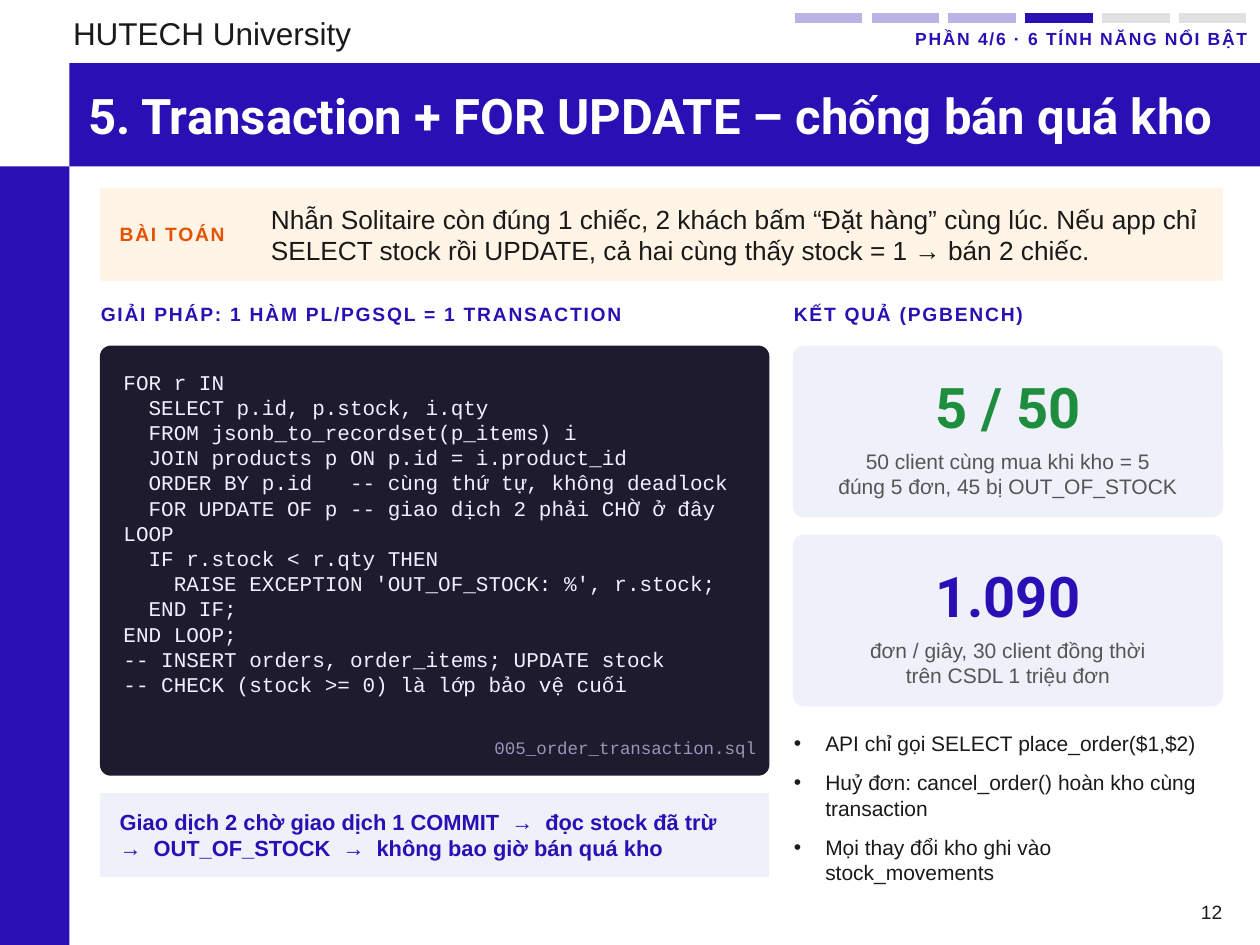
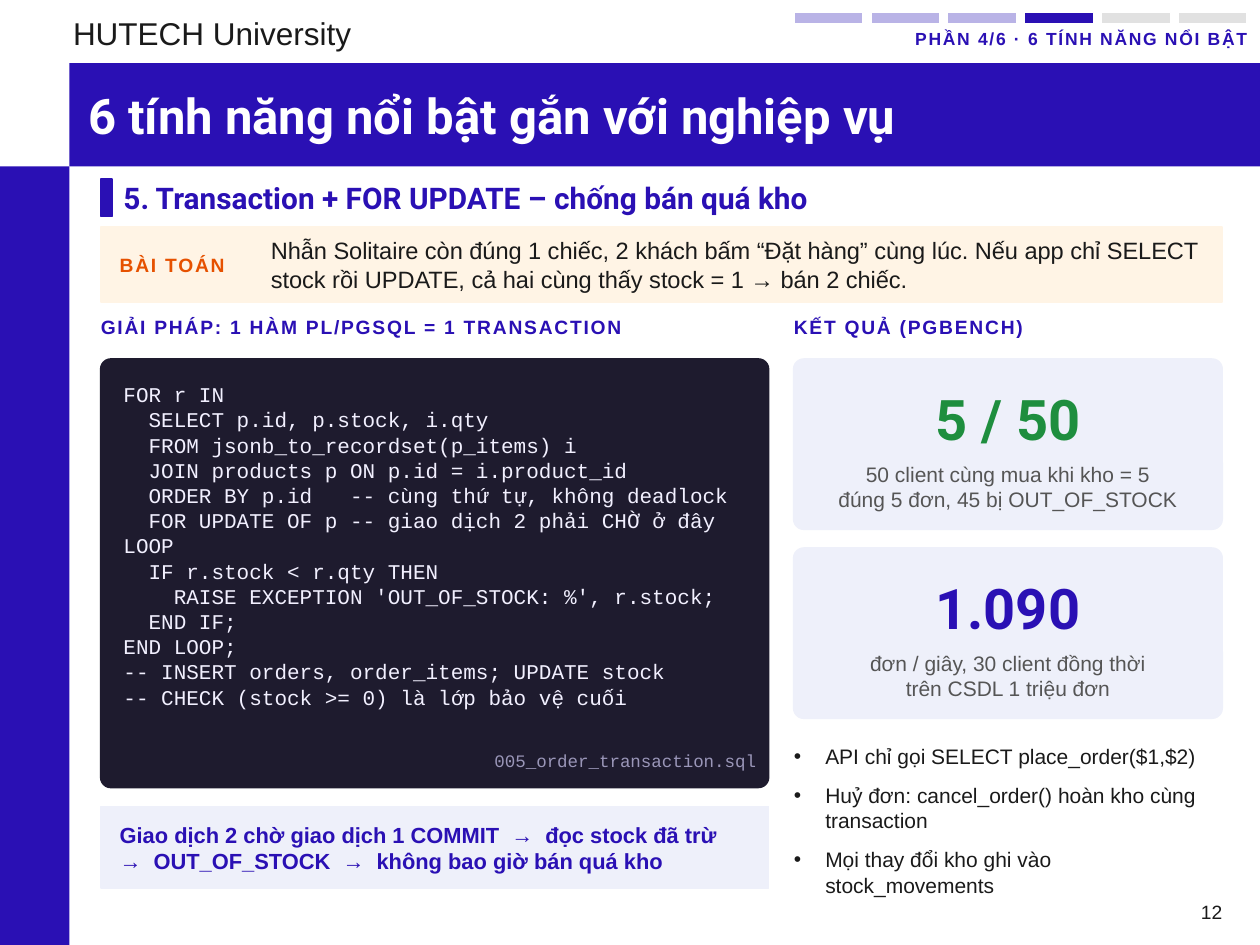
Before and after one commit to phunganhtuan123/master-csdl, a slide deck: slide 12 of docs/Slide_CSDL_Nhom6_PostgreSQL.pptx. Drawn at 1260x945 pixels with LibreOffice and Linux fonts; fonts in the diff are those of the drawing; background and template pictures are left out. Boxes give left, top, right and bottom in pixels: in the first picture for what was removed or moved away, otherwise in the second. Text is boxed around its words. In the diff, an @@ line names an element or a change of style, - is before the commit and + after.

Commit message:
Phụ lục C đúng cây thư mục master-csdl; build chạy được ở máy khác; slide: thanh tiêu đề = tên phần, tiêu đề riêng xuống body

```diff
--- a/docs/Slide_CSDL_Nhom6_PostgreSQL.pptx
+++ b/docs/Slide_CSDL_Nhom6_PostgreSQL.pptx
@@ title added at (x1=88, y1=93, x2=895, y2=144), 28 pt, text #FFFFFF, bold @@
+6 tính năng nổi bật gắn với nghiệp vụ
@@ rectangle added at (x1=101, y1=179, x2=112, y2=217), fill #2A10B4, outline #2A10B4 1 pt @@
@@ text "5. Transaction + FOR UPDATE ..." moved from (x1=88, y1=95, x2=1212, y2=144) to (x1=123, y1=185, x2=807, y2=215) @@
@@ text "5. Transaction + FOR UPDATE ..." at (x1=123, y1=185, x2=807, y2=215): size 28 to 17 pt, text colour #FFFFFF to #2A10B4 @@
@@ rectangle resized from (x1=101, y1=189, x2=1222, y2=280) to (x1=101, y1=227, x2=1222, y2=302) @@
@@ text "BÀI TOÁN" moved from (x1=120, y1=227, x2=224, y2=241) to (x1=120, y1=257, x2=224, y2=272) @@
@@ text "Nhẫn Solitaire còn đúng 1 ..." moved from (x1=271, y1=207, x2=1197, y2=266) to (x1=271, y1=240, x2=1198, y2=293) @@
@@ text "Nhẫn Solitaire còn đúng 1 ..." at (x1=271, y1=240, x2=1198, y2=293): size 15 to 13.5 pt @@
@@ 6 texts, 2 rounded rectangles moved together from (x1=101, y1=306, x2=1222, y2=775) to (x1=101, y1=319, x2=1222, y2=788) @@
@@ 4 texts, 1 rounded rectangle, 1 rectangle moved together from (x1=101, y1=453, x2=1222, y2=884) to (x1=101, y1=466, x2=1222, y2=897) @@
```
Also in this commit, not shown: 11 other slides changed, 8 other files.
